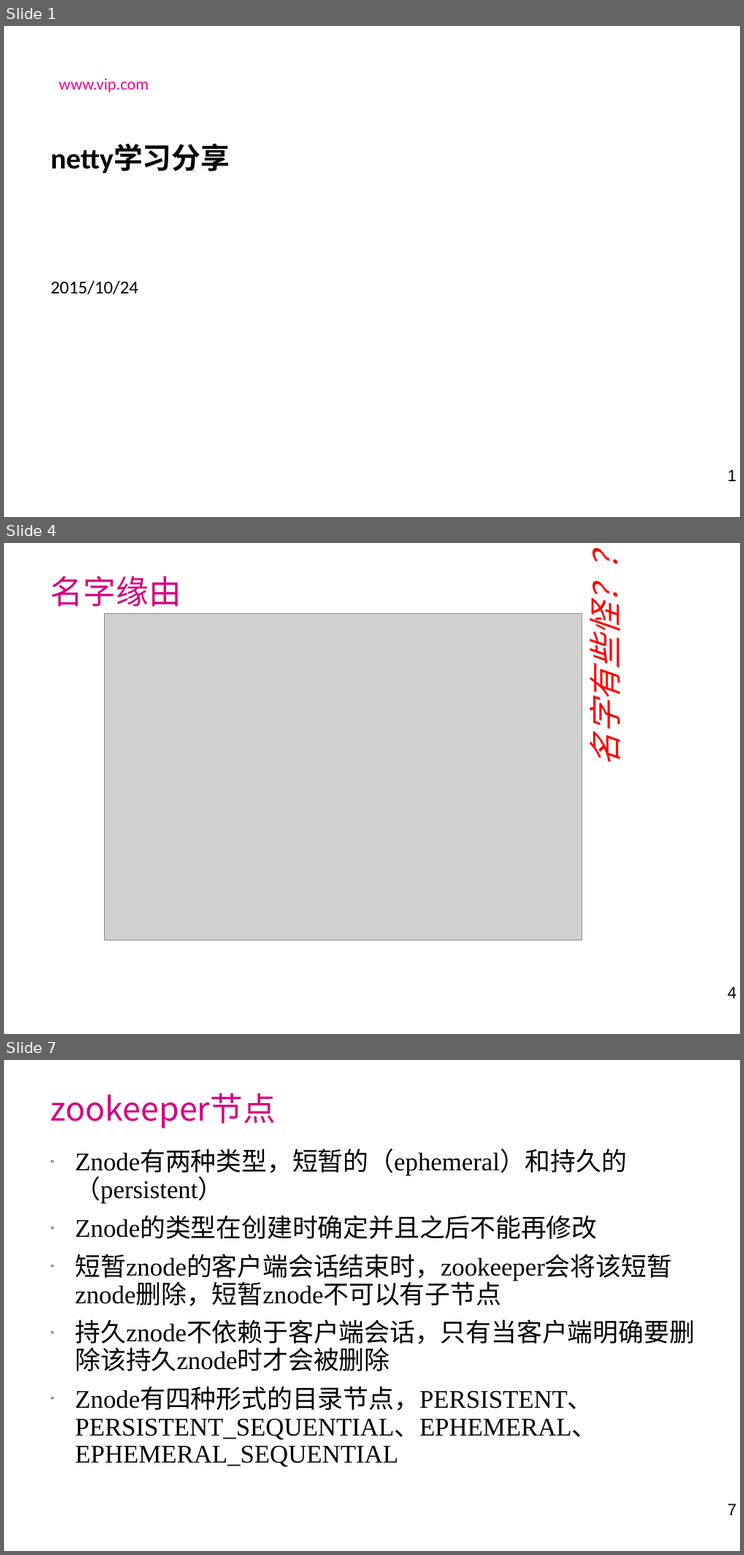
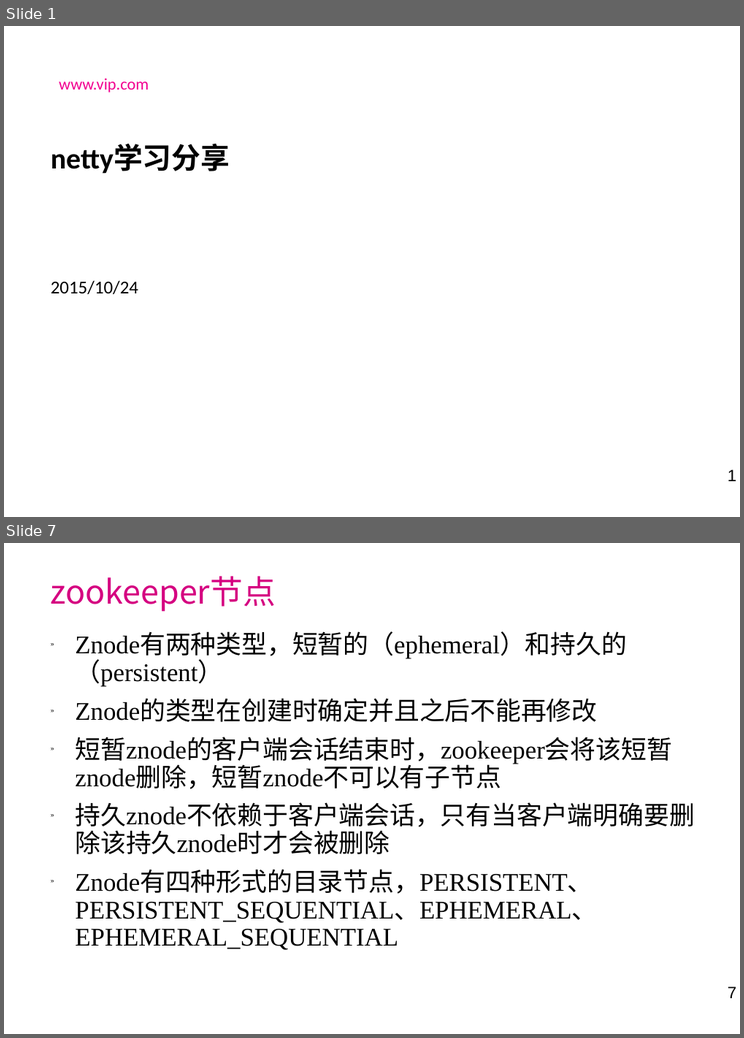
Before and after one commit to laienliang/netty-demo, a slide deck: doc/netty学习分享.ppt. Shown one above the other, each under a label of ours: slides 1, 4 and 7 before the commit, slides 1 and 7 after it; the slides between them are not shown. The pictures are 744x1555 and 744x1038 pixels, drawn with LibreOffice and Linux fonts; fonts in the diff are those of the drawing; grey boxes stand for pictures; background and template pictures are left out. Boxes give left, top, right and bottom in pixels: in the first picture for what was removed or moved away, otherwise in the second. Text is boxed around its words. In the diff, an @@ line names an element or a change of style, - is before the commit and + after.

```diff
--- a/doc/netty学习分享.ppt
+++ b/doc/netty学习分享.ppt
@@ slide 4 removed at bbox=[4, 543, 740, 1034], background picture (left out); not listed: 1 template element that a slide beside it also shows @@
@@ title removed at bbox=[51, 576, 181, 607] @@
-名字缘由
@@ text removed at bbox=[577, 590, 627, 761] @@
-名字有些怪？？？
@@ picture removed at bbox=[104, 613, 581, 939] @@
```
Also in this commit, not shown: 2 slides changed, 3 slides added, 2 other slides removed, 2 other files.
